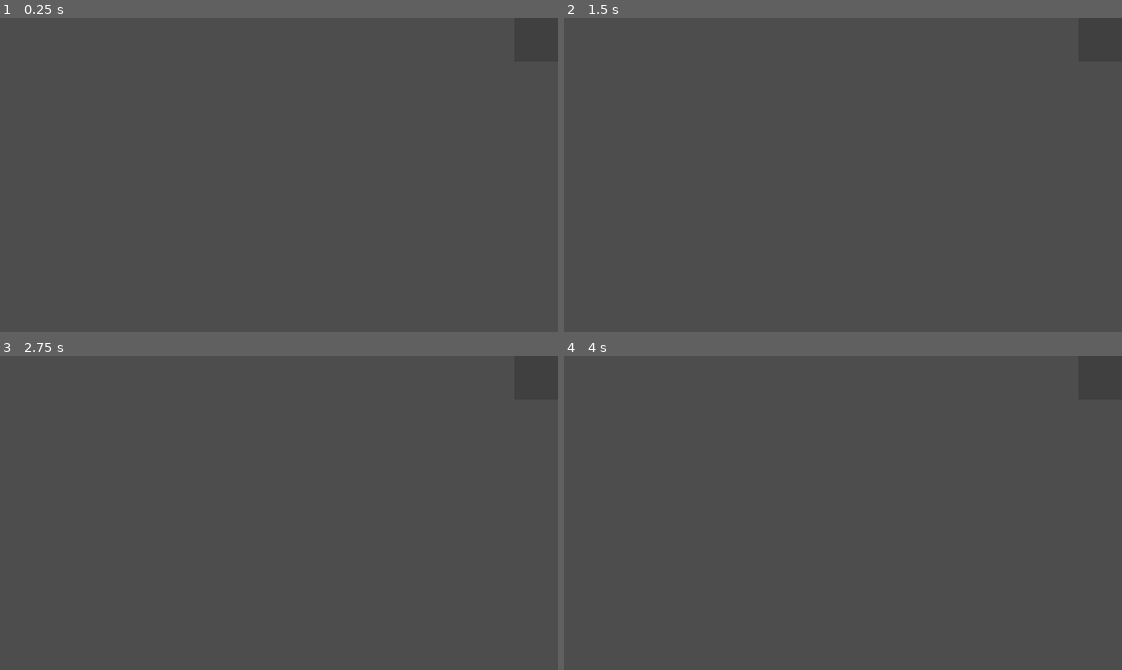
Above: before the commit, frames 1-4 (two rows, left to right).
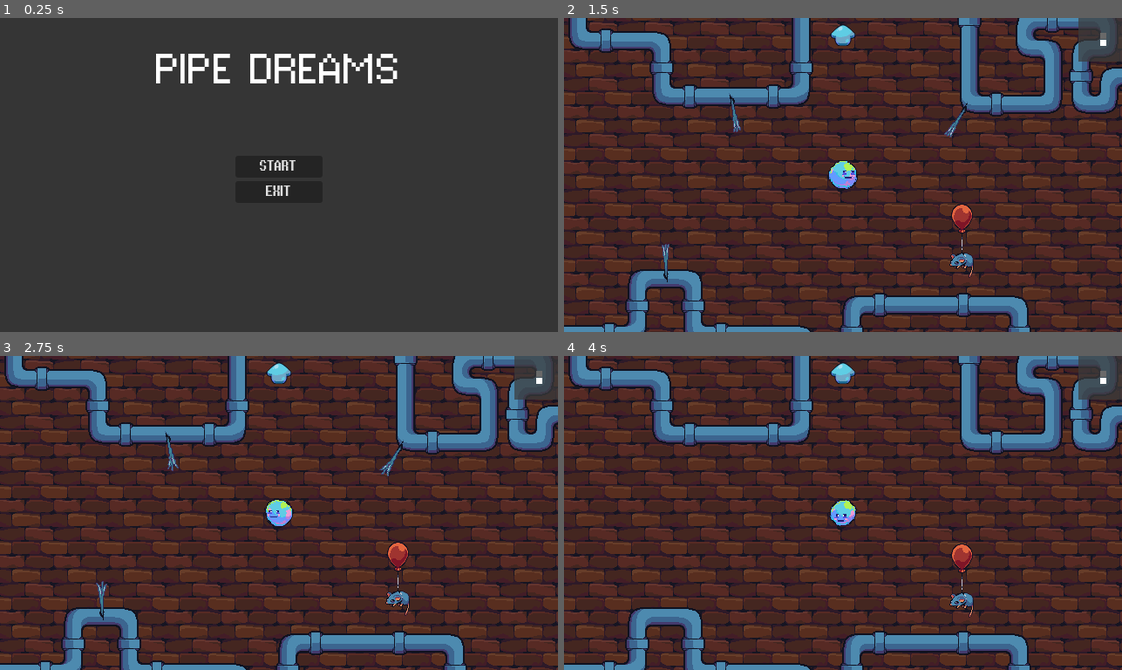
Above: after the commit, the same moments.

Repository: RodrigoZea/GGJ2025
Game: Godot game, scene res://UI/Menu/Menu.tscn
The game is run twice, just before and just after one commit, with the same random seed, the same clock (stepped at 60 frames per second) and the same inputs. Before the commit the project starts from res://Level/Level.tscn.
Inputs (mouse positions are in pixels of both pictures, inside the frame that each line leads up to):
- Up to frame 1 (0.25 s): no input
- Up to frame 2 (1.5 s): click (843, 165) at 0.5 s, where only the run after the commit has a clickable "START"; move the mouse to (965, 159) at 1.27 s
- Up to frame 3 (2.75 s): move the mouse to (167, 528) at 2.02 s
- Up to frame 4 (4 s): move the mouse to (898, 443) at 2.77 s; move the mouse to (815, 575) at 3.52 s

The runs differ from the first frame. In frame 1, 3.8% of the frame differs, in the area x 27-72%, y 11-59%; in frame 2, 99%, in the area x 0-100%, y 0-100%; in frame 3, 99%; in frame 4, 99%.
Error before the commit: Invalid access to property or key 'assigned_rooms' on a base object of type 'null instance'. (res://Minimap/minimap.gd:41)

Commit message:
adding changes from m0rtega

Diff:
--- a/ggj2025/ggj2025/BubbleCharacter/Bubble.tscn
+++ b/ggj2025/ggj2025/BubbleCharacter/Bubble.tscn
@@ -196,7 +196,7 @@
 scale = Vector2(1.3, 1.3)
 motion_mode = 1
 script = ExtResource("1_rj0dg")
-shrinking_factor = 0.0
+shrinking_factor = 0.03
 
 [node name="AnimatedSprite2D" type="AnimatedSprite2D" parent="."]
 texture_filter = 1
--- a/ggj2025/ggj2025/GameManager/GameManager.tscn
+++ b/ggj2025/ggj2025/GameManager/GameManager.tscn
@@ -1,10 +1,86 @@
-[gd_scene load_steps=6 format=3 uid="uid://cw210e4j06qqj"]
+[gd_scene load_steps=10 format=3 uid="uid://cw210e4j06qqj"]
 
 [ext_resource type="Script" path="res://GameManager/game_manager.gd" id="1_6mp35"]
 [ext_resource type="PackedScene" uid="uid://dkbvnd0gm27f5" path="res://BubbleCharacter/Bubble.tscn" id="2_phppn"]
 [ext_resource type="AudioStream" uid="uid://kcbbweinotua" path="res://Assets/Music/Main theme Retro.mp3" id="3_2qaub"]
+[ext_resource type="Texture2D" uid="uid://dt3f43v4vcmtn" path="res://Assets/Sprites/victory_screen.png" id="4_1tkng"]
 [ext_resource type="FontFile" uid="uid://cqbs0ft8gosik" path="res://Assets/Fonts/C&C Red Alert [INET].ttf" id="4_vrgm1"]
 [ext_resource type="FontFile" uid="uid://cwdtnw6wju32v" path="res://Assets/Fonts/eight-bit-dragon.otf" id="5_yxut2"]
+
+[sub_resource type="Animation" id="Animation_ni2u1"]
+length = 0.001
+tracks/0/type = "value"
+tracks/0/imported = false
+tracks/0/enabled = true
+tracks/0/path = NodePath("CanvasLayer/VictoryScreen:visible")
+tracks/0/interp = 1
+tracks/0/loop_wrap = true
+tracks/0/keys = {
+"times": PackedFloat32Array(0),
+"transitions": PackedFloat32Array(1),
+"update": 1,
+"values": [true]
+}
+tracks/1/type = "value"
+tracks/1/imported = false
+tracks/1/enabled = true
+tracks/1/path = NodePath("CanvasLayer/VictoryScreen:self_modulate")
+tracks/1/interp = 1
+tracks/1/loop_wrap = true
+tracks/1/keys = {
+"times": PackedFloat32Array(0),
+"transitions": PackedFloat32Array(1),
+"update": 0,
+"values": [Color(1, 1, 1, 0)]
+}
+
+[sub_resource type="Animation" id="Animation_bi4dc"]
+resource_name = "fade_in_victory_screen"
+length = 2.5
+tracks/0/type = "value"
+tracks/0/imported = false
+tracks/0/enabled = true
+tracks/0/path = NodePath("CanvasLayer/VictoryScreen:visible")
+tracks/0/interp = 1
+tracks/0/loop_wrap = true
+tracks/0/keys = {
+"times": PackedFloat32Array(0.0333333),
+"transitions": PackedFloat32Array(1),
+"update": 1,
+"values": [true]
+}
+tracks/1/type = "value"
+tracks/1/imported = false
+tracks/1/enabled = true
+tracks/1/path = NodePath("CanvasLayer/VictoryScreen:self_modulate")
+tracks/1/interp = 1
+tracks/1/loop_wrap = true
+tracks/1/keys = {
+"times": PackedFloat32Array(0, 1.46667),
+"transitions": PackedFloat32Array(1, 1),
+"update": 0,
+"values": [Color(1, 1, 1, 0), Color(1, 1, 1, 1)]
+}
+tracks/2/type = "method"
+tracks/2/imported = false
+tracks/2/enabled = true
+tracks/2/path = NodePath(".")
+tracks/2/interp = 1
+tracks/2/loop_wrap = true
+tracks/2/keys = {
+"times": PackedFloat32Array(2.5),
+"transitions": PackedFloat32Array(1),
+"values": [{
+"args": [],
+"method": &"_on_victory"
+}]
+}
+
+[sub_resource type="AnimationLibrary" id="AnimationLibrary_ou7oj"]
+_data = {
+"RESET": SubResource("Animation_ni2u1"),
+"fade_in_victory_screen": SubResource("Animation_bi4dc")
+}
 
 [node name="GameManager" type="Node2D" groups=["GameManager"]]
 z_index = 2
@@ -16,18 +92,26 @@
 position = Vector2(-2, 0)
 
 [node name="TransitionTimer" type="Timer" parent="."]
-wait_time = 2.0
+wait_time = 0.5
 one_shot = true
 
 [node name="AudioStreamPlayer2D" type="AudioStreamPlayer2D" parent="."]
 stream = ExtResource("3_2qaub")
 autoplay = true
+parameters/looping = true
 
 [node name="CanvasLayer" type="CanvasLayer" parent="."]
 process_mode = 3
 layer = 2
 
+[node name="VictoryScreen" type="Sprite2D" parent="CanvasLayer"]
+self_modulate = Color(1, 1, 1, 0)
+position = Vector2(319, 180)
+scale = Vector2(0.205046, 0.222222)
+texture = ExtResource("4_1tkng")
+
 [node name="GameOverOverlay" type="Control" parent="CanvasLayer"]
+visible = false
 layout_mode = 3
 anchors_preset = 15
 anchor_right = 1.0
@@ -85,3 +169,9 @@
 theme_override_fonts/font = ExtResource("5_yxut2")
 theme_override_font_sizes/font_size = 12
 text = "EXIT"
+
+[node name="AnimationPlayer" type="AnimationPlayer" parent="CanvasLayer"]
+root_node = NodePath("../..")
+libraries = {
+"": SubResource("AnimationLibrary_ou7oj")
+}
--- a/ggj2025/ggj2025/GameManager/game_manager.gd
+++ b/ggj2025/ggj2025/GameManager/game_manager.gd
@@ -64,7 +64,7 @@
 	visited_rooms.clear()
 	can_transition_to_room = true
 	$CanvasLayer/GameOverOverlay.visible = false  # Hide the Game Over overlay
-	#$CanvasLayer/VictoryScreen.visible = false
+	$CanvasLayer/VictoryScreen.hide()
 	$AudioStreamPlayer2D.play(0.0)
 
 	# Reset the player
@@ -98,6 +98,7 @@
 		player.set_gm(self)
 		# Reconnect player signals
 		player.connect("popped", _on_game_over)
+		player.connect("victory", _show_victory_screen)
 
 	# Reset camera position
 	_center_camera_on_room(current_room_id, false)
--- a/ggj2025/ggj2025/Rooms/RoomScenes/Normal/Normal1.tscn
+++ b/ggj2025/ggj2025/Rooms/RoomScenes/Normal/Normal1.tscn
@@ -10,6 +10,7 @@
 [ext_resource type="PackedScene" path="res://Obstacles/Pipes/Pipe6.tscn" id="8_cgem1"]
 [ext_resource type="PackedScene" path="res://Obstacles/Pipes/Pipe8.tscn" id="9_st5g7"]
 [ext_resource type="PackedScene" uid="uid://di3tohf5u2ua7" path="res://Obstacles/PipeLeak/PipeLeak.tscn" id="10_iwrol"]
+[ext_resource type="PackedScene" uid="uid://dvod77m8i0ui0" path="res://Obstacles/Rat/Rat.tscn" id="11_mu8b6"]
 
 [sub_resource type="TileSetAtlasSource" id="TileSetAtlasSource_skh37"]
 texture = ExtResource("2_p8xcw")
@@ -99,3 +100,6 @@
 [node name="PipeLeak2" parent="." instance=ExtResource("10_iwrol")]
 position = Vector2(-149, -103)
 rotation = -0.3735
+
+[node name="Rat" parent="." instance=ExtResource("11_mu8b6")]
+position = Vector2(-67, 4)
--- a/ggj2025/ggj2025/Rooms/RoomScenes/Normal/Normal2.tscn
+++ b/ggj2025/ggj2025/Rooms/RoomScenes/Normal/Normal2.tscn
@@ -6,10 +6,11 @@
 [ext_resource type="PackedScene" uid="uid://jqlq07p0mgfs" path="res://Doors/door_left.tscn" id="3_8mlwh"]
 [ext_resource type="PackedScene" uid="uid://b5dj1j2lqs1tb" path="res://Obstacles/Pipes/Pipe2.tscn" id="5_wcaks"]
 [ext_resource type="PackedScene" uid="uid://t5cis28rw13w" path="res://Obstacles/Pipes/Pipe1.tscn" id="6_rdpuh"]
-[ext_resource type="PackedScene" path="res://Obstacles/Pipes/Pipe7.tscn" id="7_sndal"]
-[ext_resource type="PackedScene" path="res://Obstacles/Pipes/Pipe9.tscn" id="8_hdp4w"]
+[ext_resource type="PackedScene" uid="uid://btqq237b7bwfk" path="res://Obstacles/Pipes/Pipe7.tscn" id="7_sndal"]
+[ext_resource type="PackedScene" uid="uid://c8wowa2gm3xj8" path="res://Obstacles/Pipes/Pipe9.tscn" id="8_hdp4w"]
 [ext_resource type="PackedScene" uid="uid://dobg5tascwq58" path="res://Waterfall/Waterfall.tscn" id="9_wg82f"]
 [ext_resource type="PackedScene" uid="uid://di3tohf5u2ua7" path="res://Obstacles/PipeLeak/PipeLeak.tscn" id="10_cec13"]
+[ext_resource type="PackedScene" uid="uid://dvod77m8i0ui0" path="res://Obstacles/Rat/Rat.tscn" id="11_w41cj"]
 
 [sub_resource type="TileSetAtlasSource" id="TileSetAtlasSource_4ei10"]
 texture = ExtResource("2_1m8xp")
@@ -99,3 +100,6 @@
 [node name="PipeLeak" parent="." instance=ExtResource("10_cec13")]
 position = Vector2(3, -48)
 rotation = 0.497419
+
+[node name="Rat" parent="." instance=ExtResource("11_w41cj")]
+position = Vector2(50, 109)
--- a/ggj2025/ggj2025/Rooms/RoomScenes/Normal/Normal3.tscn
+++ b/ggj2025/ggj2025/Rooms/RoomScenes/Normal/Normal3.tscn
@@ -1,14 +1,15 @@
-[gd_scene load_steps=15 format=4 uid="uid://cks6q4j0envhm"]
+[gd_scene load_steps=16 format=4 uid="uid://cks6q4j0envhm"]
 
 [ext_resource type="Script" path="res://Rooms/Room.gd" id="1_r2xpa"]
 [ext_resource type="Texture2D" uid="uid://cqrq43cty6urg" path="res://Assets/Sprites/background.png" id="2_8p487"]
 [ext_resource type="PackedScene" uid="uid://b8d0hx5lcvqcg" path="res://Doors/door_up.tscn" id="2_pqim4"]
 [ext_resource type="PackedScene" uid="uid://dwfnu0vqhlkij" path="res://Doors/door_down.tscn" id="3_dofi3"]
 [ext_resource type="PackedScene" uid="uid://jqlq07p0mgfs" path="res://Doors/door_left.tscn" id="4_tpuld"]
-[ext_resource type="PackedScene" path="res://Obstacles/Pipes/Pipe10.tscn" id="6_3i6jf"]
-[ext_resource type="PackedScene" path="res://Obstacles/Pipes/Pipe9.tscn" id="7_cwarq"]
+[ext_resource type="PackedScene" uid="uid://c441rdoe3srkm" path="res://Obstacles/Pipes/Pipe10.tscn" id="6_3i6jf"]
+[ext_resource type="PackedScene" uid="uid://c8wowa2gm3xj8" path="res://Obstacles/Pipes/Pipe9.tscn" id="7_cwarq"]
 [ext_resource type="PackedScene" uid="uid://t5cis28rw13w" path="res://Obstacles/Pipes/Pipe1.tscn" id="8_irgs5"]
 [ext_resource type="PackedScene" uid="uid://jhtqb6vx7nqw" path="res://Obstacles/Pipes/Pipe3.tscn" id="9_0ax3b"]
+[ext_resource type="PackedScene" uid="uid://dvod77m8i0ui0" path="res://Obstacles/Rat/Rat.tscn" id="10_aeif2"]
 
 [sub_resource type="TileSetAtlasSource" id="TileSetAtlasSource_7nuw2"]
 texture = ExtResource("2_8p487")
@@ -95,3 +96,6 @@
 position = Vector2(229, -179)
 rotation = 1.5708
 scale = Vector2(1, -1)
+
+[node name="Rat" parent="." instance=ExtResource("10_aeif2")]
+position = Vector2(-145, 20)
--- a/ggj2025/ggj2025/Rooms/RoomScenes/Normal/Normal4.tscn
+++ b/ggj2025/ggj2025/Rooms/RoomScenes/Normal/Normal4.tscn
@@ -1,13 +1,14 @@
-[gd_scene load_steps=14 format=4 uid="uid://ckkyy0f7iy1rt"]
+[gd_scene load_steps=15 format=4 uid="uid://ckkyy0f7iy1rt"]
 
 [ext_resource type="Script" path="res://Rooms/Room.gd" id="1_hq5bk"]
 [ext_resource type="PackedScene" uid="uid://b8d0hx5lcvqcg" path="res://Doors/door_up.tscn" id="2_8r7cm"]
 [ext_resource type="Texture2D" uid="uid://cqrq43cty6urg" path="res://Assets/Sprites/background.png" id="2_68j2k"]
 [ext_resource type="PackedScene" uid="uid://bubnkhfsubs0t" path="res://Doors/door_right.tscn" id="3_83xug"]
 [ext_resource type="PackedScene" uid="uid://dwfnu0vqhlkij" path="res://Doors/door_down.tscn" id="4_7qao8"]
-[ext_resource type="PackedScene" path="res://Obstacles/Pipes/Pipe8.tscn" id="6_6i6tp"]
-[ext_resource type="PackedScene" path="res://Obstacles/Pipes/Pipe7.tscn" id="7_srdvv"]
-[ext_resource type="PackedScene" path="res://Obstacles/Pipes/Pipe6.tscn" id="8_crumg"]
+[ext_resource type="PackedScene" uid="uid://dvvwdk7xxarsr" path="res://Obstacles/Pipes/Pipe8.tscn" id="6_6i6tp"]
+[ext_resource type="PackedScene" uid="uid://btqq237b7bwfk" path="res://Obstacles/Pipes/Pipe7.tscn" id="7_srdvv"]
+[ext_resource type="PackedScene" uid="uid://1pivojsyh2ep" path="res://Obstacles/Pipes/Pipe6.tscn" id="8_crumg"]
+[ext_resource type="PackedScene" uid="uid://dvod77m8i0ui0" path="res://Obstacles/Rat/Rat.tscn" id="9_2ogd0"]
 
 [sub_resource type="TileSetAtlasSource" id="TileSetAtlasSource_jos8i"]
 texture = ExtResource("2_68j2k")
@@ -89,3 +90,6 @@
 [node name="Pipe6" parent="." instance=ExtResource("8_crumg")]
 position = Vector2(-224, -177)
 rotation = 1.5708
+
+[node name="Rat" parent="." instance=ExtResource("9_2ogd0")]
+position = Vector2(143, 55)
--- a/ggj2025/ggj2025/Rooms/RoomScenes/Normal/Normal5.tscn
+++ b/ggj2025/ggj2025/Rooms/RoomScenes/Normal/Normal5.tscn
@@ -1,13 +1,14 @@
-[gd_scene load_steps=14 format=4 uid="uid://binsupc0ncml8"]
+[gd_scene load_steps=15 format=4 uid="uid://binsupc0ncml8"]
 
 [ext_resource type="Script" path="res://Rooms/Room.gd" id="1_65s2i"]
 [ext_resource type="PackedScene" uid="uid://b8d0hx5lcvqcg" path="res://Doors/door_up.tscn" id="2_831y6"]
 [ext_resource type="Texture2D" uid="uid://cqrq43cty6urg" path="res://Assets/Sprites/background.png" id="2_fgtx6"]
 [ext_resource type="PackedScene" uid="uid://dwfnu0vqhlkij" path="res://Doors/door_down.tscn" id="3_hqxcb"]
-[ext_resource type="PackedScene" path="res://Obstacles/Pipes/Pipe9.tscn" id="6_fiheu"]
+[ext_resource type="PackedScene" uid="uid://c8wowa2gm3xj8" path="res://Obstacles/Pipes/Pipe9.tscn" id="6_fiheu"]
 [ext_resource type="PackedScene" uid="uid://t5cis28rw13w" path="res://Obstacles/Pipes/Pipe1.tscn" id="7_ioli1"]
-[ext_resource type="PackedScene" path="res://Obstacles/Pipes/Pipe6.tscn" id="7_ti16u"]
+[ext_resource type="PackedScene" uid="uid://1pivojsyh2ep" path="res://Obstacles/Pipes/Pipe6.tscn" id="7_ti16u"]
 [ext_resource type="PackedScene" uid="uid://dobg5tascwq58" path="res://Waterfall/Waterfall.tscn" id="8_w7u7k"]
+[ext_resource type="PackedScene" uid="uid://dvod77m8i0ui0" path="res://Obstacles/Rat/Rat.tscn" id="9_xgbgl"]
 
 [sub_resource type="TileSetAtlasSource" id="TileSetAtlasSource_lskyr"]
 texture = ExtResource("2_fgtx6")
@@ -89,3 +90,6 @@
 
 [node name="Waterfall" parent="." instance=ExtResource("8_w7u7k")]
 position = Vector2(161, 73)
+
+[node name="Rat" parent="." instance=ExtResource("9_xgbgl")]
+position = Vector2(-183, 50)
--- a/ggj2025/ggj2025/UI/Menu/Menu.tscn
+++ b/ggj2025/ggj2025/UI/Menu/Menu.tscn
@@ -81,3 +81,4 @@
 [node name="AudioStreamPlayer2D" type="AudioStreamPlayer2D" parent="."]
 stream = ExtResource("3_bs2j8")
 autoplay = true
+parameters/looping = true
--- a/ggj2025/ggj2025/project.godot
+++ b/ggj2025/ggj2025/project.godot
@@ -11,7 +11,7 @@
 [application]
 
 config/name="GGJ2025"
-run/main_scene="res://Level/Level.tscn"
+run/main_scene="res://UI/Menu/Menu.tscn"
 config/features=PackedStringArray("4.3", "Forward Plus")
 config/icon="res://icon.svg"
 
Not shown: 1 places in ggj2025/ggj2025/Rooms/RoomScenes/Normal/Normal1.tscn that only renumber resources
Not shown: 1 places in ggj2025/ggj2025/Rooms/RoomScenes/Normal/Normal2.tscn that only renumber resources
